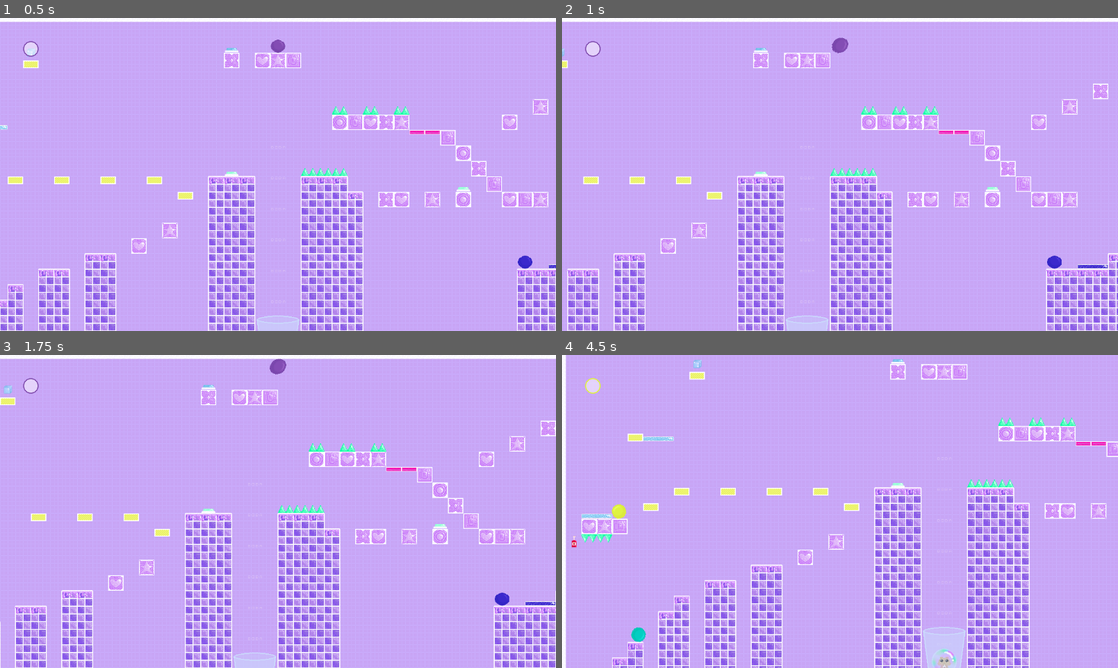
Above: before the commit, frames 1-4 (two rows, left to right).
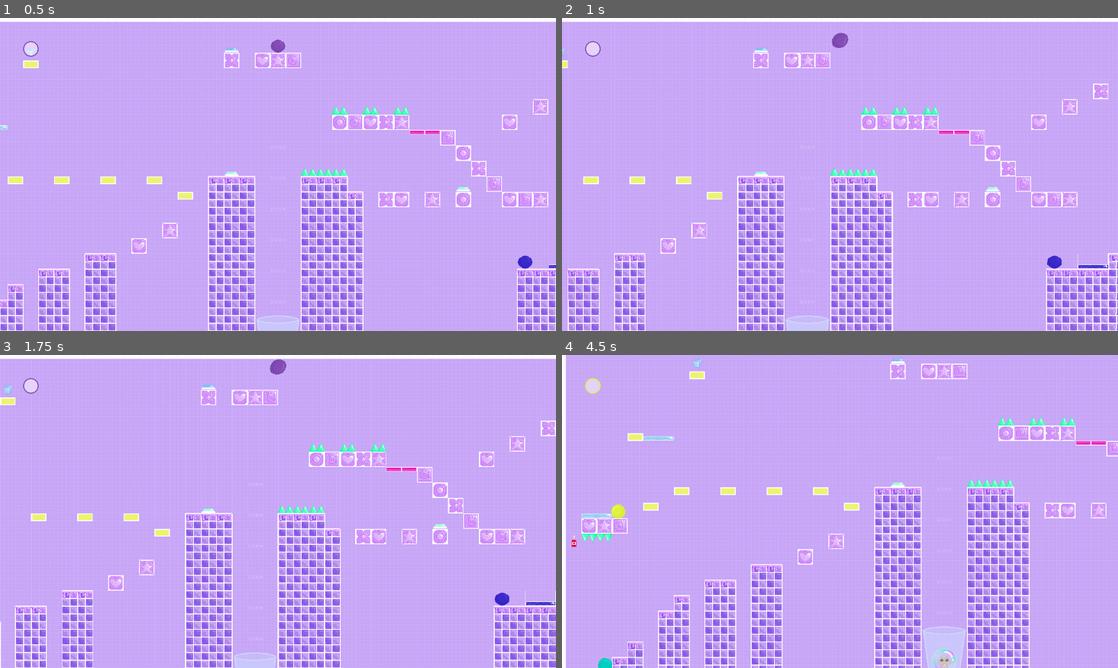
Above: after the commit, the same moments.

Repository: Chubercik/bubble
Game: Godot game, scene res://scenes/level_6.tscn
Two runs of this game, one before a commit and one after it. Both use one fixed random seed, a clock stepped at 60 frames per second and the inputs below. This scene is started directly instead of the project's main scene.
Inputs (mouse positions are in pixels of both pictures, inside the frame that each line leads up to):
- Up to frame 1 (0.5 s): no input
- Up to frame 2 (1 s): tap Enter (ui_accept) at 0.5, 0.77 s; move the mouse to (962, 158) at 0.52 s; hold Right (ui_right) from 0.53 s (still down); click (962, 158) at 0.6 s
- Up to frame 3 (1.75 s): keep holding Right (ui_right); move the mouse to (166, 527) at 1.27 s; tap R at 1.35 s; tap Enter (ui_accept) at 1.52 s
- Up to frame 4 (4.5 s): move the mouse to (895, 442) at 2.02 s; release Right (ui_right) at 2.03 s; hold Left (ui_left) 2.03-2.78 s; hold 1 2.03-2.78 s; move the mouse to (812, 574) at 2.77 s; hold Right (ui_right) 2.78-4.28 s; tap 2 at 2.85 s; tap Enter (ui_accept) at 3.02, 3.77 s; move the mouse to (1006, 558) at 3.52 s; hold 3 3.53-4.28 s; move the mouse to (673, 464) at 4.27 s; hold Left (ui_left) from 4.28 s (still down); tap 4 at 4.35 s

Frame 1 is identical in both runs. In frame 2, 2.5% of the frame differs, in the area x 0-100%, y 4-100%; in frame 3, 2.6%; in frame 4, 5.8%, in the area x 1-100%, y 1-100%.

Commit message:
Make the bubbles' collision shapes smaller to fit in tight spaces better

Diff:
--- a/bubble/scenes/bubble_1.tscn
+++ b/bubble/scenes/bubble_1.tscn
@@ -6,7 +6,7 @@
 [ext_resource type="AudioStream" uid="uid://bng33wwnnnhj" path="res://sounds/jump_sound.wav" id="4_g80ay"]
 
 [sub_resource type="CircleShape2D" id="CircleShape2D_ws4pq"]
-radius = 16.0
+radius = 15.0
 
 [sub_resource type="AtlasTexture" id="AtlasTexture_60lju"]
 atlas = ExtResource("2_6uppf")
@@ -156,6 +156,7 @@
 script = ExtResource("1_voxog")
 
 [node name="CollisionShape2D" type="CollisionShape2D" parent="."]
+position = Vector2(0, 1)
 shape = SubResource("CircleShape2D_ws4pq")
 
 [node name="AnimatedSprite2D" type="AnimatedSprite2D" parent="."]
--- a/bubble/scenes/bubble_2.tscn
+++ b/bubble/scenes/bubble_2.tscn
@@ -6,7 +6,7 @@
 [ext_resource type="AudioStream" uid="uid://bng33wwnnnhj" path="res://sounds/jump_sound.wav" id="4_mbvhs"]
 
 [sub_resource type="CircleShape2D" id="CircleShape2D_80bc2"]
-radius = 16.0
+radius = 15.0
 
 [sub_resource type="AtlasTexture" id="AtlasTexture_ijs8d"]
 atlas = ExtResource("2_620s4")
@@ -156,6 +156,7 @@
 script = ExtResource("1_7e427")
 
 [node name="CollisionShape2D" type="CollisionShape2D" parent="."]
+position = Vector2(0, 1)
 shape = SubResource("CircleShape2D_80bc2")
 
 [node name="AnimatedSprite2D" type="AnimatedSprite2D" parent="."]
--- a/bubble/scenes/bubble_3.tscn
+++ b/bubble/scenes/bubble_3.tscn
@@ -6,7 +6,7 @@
 [ext_resource type="AudioStream" uid="uid://bng33wwnnnhj" path="res://sounds/jump_sound.wav" id="4_ps0ig"]
 
 [sub_resource type="CircleShape2D" id="CircleShape2D_tnemu"]
-radius = 16.0
+radius = 15.0
 
 [sub_resource type="AtlasTexture" id="AtlasTexture_1ribl"]
 atlas = ExtResource("1_ahlap")
@@ -156,6 +156,7 @@
 script = ExtResource("1_axwv4")
 
 [node name="CollisionShape2D" type="CollisionShape2D" parent="."]
+position = Vector2(0, 1)
 shape = SubResource("CircleShape2D_tnemu")
 
 [node name="AnimatedSprite2D" type="AnimatedSprite2D" parent="."]
--- a/bubble/scenes/bubble_4.tscn
+++ b/bubble/scenes/bubble_4.tscn
@@ -6,7 +6,7 @@
 [ext_resource type="AudioStream" uid="uid://bng33wwnnnhj" path="res://sounds/jump_sound.wav" id="4_2jlri"]
 
 [sub_resource type="CircleShape2D" id="CircleShape2D_s02yg"]
-radius = 16.0
+radius = 15.0
 
 [sub_resource type="AtlasTexture" id="AtlasTexture_3xh7t"]
 atlas = ExtResource("1_6uu68")
@@ -156,6 +156,7 @@
 script = ExtResource("1_0g8vq")
 
 [node name="CollisionShape2D" type="CollisionShape2D" parent="."]
+position = Vector2(0, 1)
 shape = SubResource("CircleShape2D_s02yg")
 
 [node name="AnimatedSprite2D" type="AnimatedSprite2D" parent="."]
--- a/bubble/scenes/bubble_5.tscn
+++ b/bubble/scenes/bubble_5.tscn
@@ -6,7 +6,7 @@
 [ext_resource type="AudioStream" uid="uid://bng33wwnnnhj" path="res://sounds/jump_sound.wav" id="4_alacc"]
 
 [sub_resource type="CircleShape2D" id="CircleShape2D_jscmc"]
-radius = 16.0
+radius = 15.0
 
 [sub_resource type="AtlasTexture" id="AtlasTexture_u88rv"]
 atlas = ExtResource("1_chm2p")
@@ -157,6 +157,7 @@
 script = ExtResource("1_7yvym")
 
 [node name="CollisionShape2D" type="CollisionShape2D" parent="."]
+position = Vector2(0, 1)
 shape = SubResource("CircleShape2D_jscmc")
 
 [node name="AnimatedSprite2D" type="AnimatedSprite2D" parent="."]
